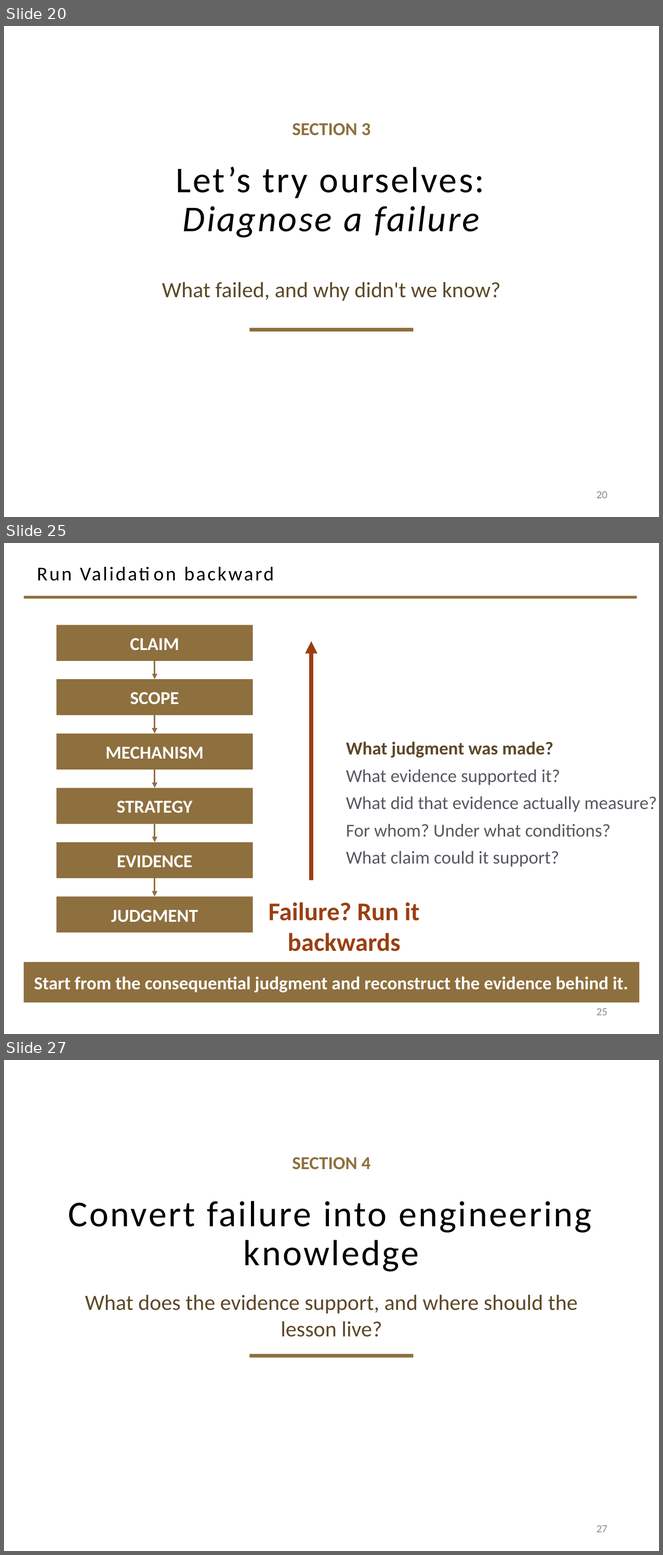
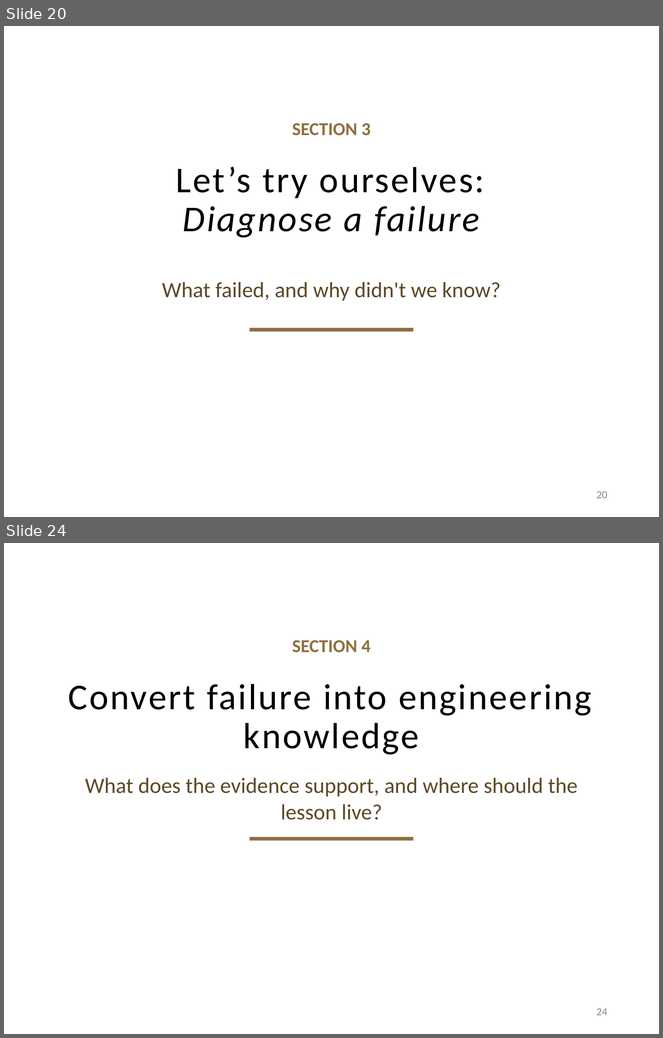
Before and after one commit to davisjam/model-based-agentic-software-engineering, a slide deck: course/lectures/act-2-delegation-and-control/04-failure-aware-engineering/2-4-Failure-Aware-Engineering.pptx. Shown one above the other, each under a label of ours: slides 20, 25 and 27 before the commit, slides 20 and 24 after it; the slides between them are not shown. The pictures are 663x1555 and 663x1038 pixels, drawn with LibreOffice and Linux fonts; fonts in the diff are those of the drawing; background and template pictures are left out. Boxes give left, top, right and bottom in pixels: in the first picture for what was removed or moved away, otherwise in the second. Text is boxed around its words. In the diff, an @@ line names an element or a change of style, - is before the commit and + after.

```diff
--- a/course/lectures/act-2-delegation-and-control/04-failure-aware-engineering/2-4-Failure-Aware-Engineering.pptx
+++ b/course/lectures/act-2-delegation-and-control/04-failure-aware-engineering/2-4-Failure-Aware-Engineering.pptx
@@ slide 25 removed at <box>4,543,659,1034</box>, background #FFFFFF @@
@@ title removed at <box>37,566,274,581</box> @@
-Run Validation backward
@@ line removed from (24, 598) to (637, 598) @@
@@ rectangle removed at <box>57,625,253,661</box> @@
-CLAIM
@@ arrow removed from (311, 880) to (311, 641) @@
@@ arrow removed from (155, 661) to (155, 679) @@
@@ rectangle removed at <box>57,679,253,715</box> @@
-SCOPE
@@ arrow removed from (155, 715) to (155, 734) @@
@@ rectangle removed at <box>57,734,253,770</box> @@
-MECHANISM
@@ text removed at <box>346,742,657,867</box> @@
-What judgment was made?
-What evidence supported it?
-What did that evidence actually measure?
-For whom? Under what conditions?
-What claim could it support?
@@ arrow removed from (155, 770) to (155, 788) @@
@@ rectangle removed at <box>57,788,253,824</box> @@
-STRATEGY
@@ arrow removed from (155, 824) to (155, 843) @@
@@ rectangle removed at <box>57,843,253,878</box> @@
-EVIDENCE
@@ arrow removed from (155, 878) to (155, 897) @@
@@ rectangle removed at <box>57,897,253,933</box> @@
-JUDGMENT
@@ text removed at <box>269,902,420,952</box> @@
-Failure? Run it backwards
@@ rectangle removed at <box>24,962,639,1003</box> @@
-Start from the consequential judgment and reconstruct the evidence behind it.
@@ page number removed at <box>597,1008,608,1016</box> @@
-25
@@ what was slide 27 is now slide 24 @@
@@ page number at <box>597,1008,608,1016</box>: text changed @@
-27
+24
```
Also in this commit, not shown: 7 slides changed, 1 slide added, 7 other slides removed.
